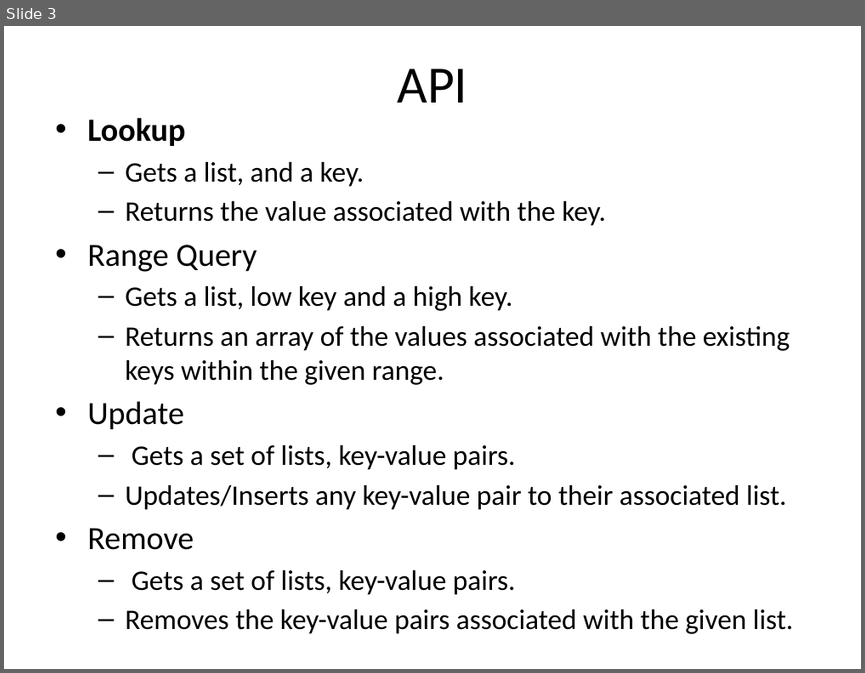
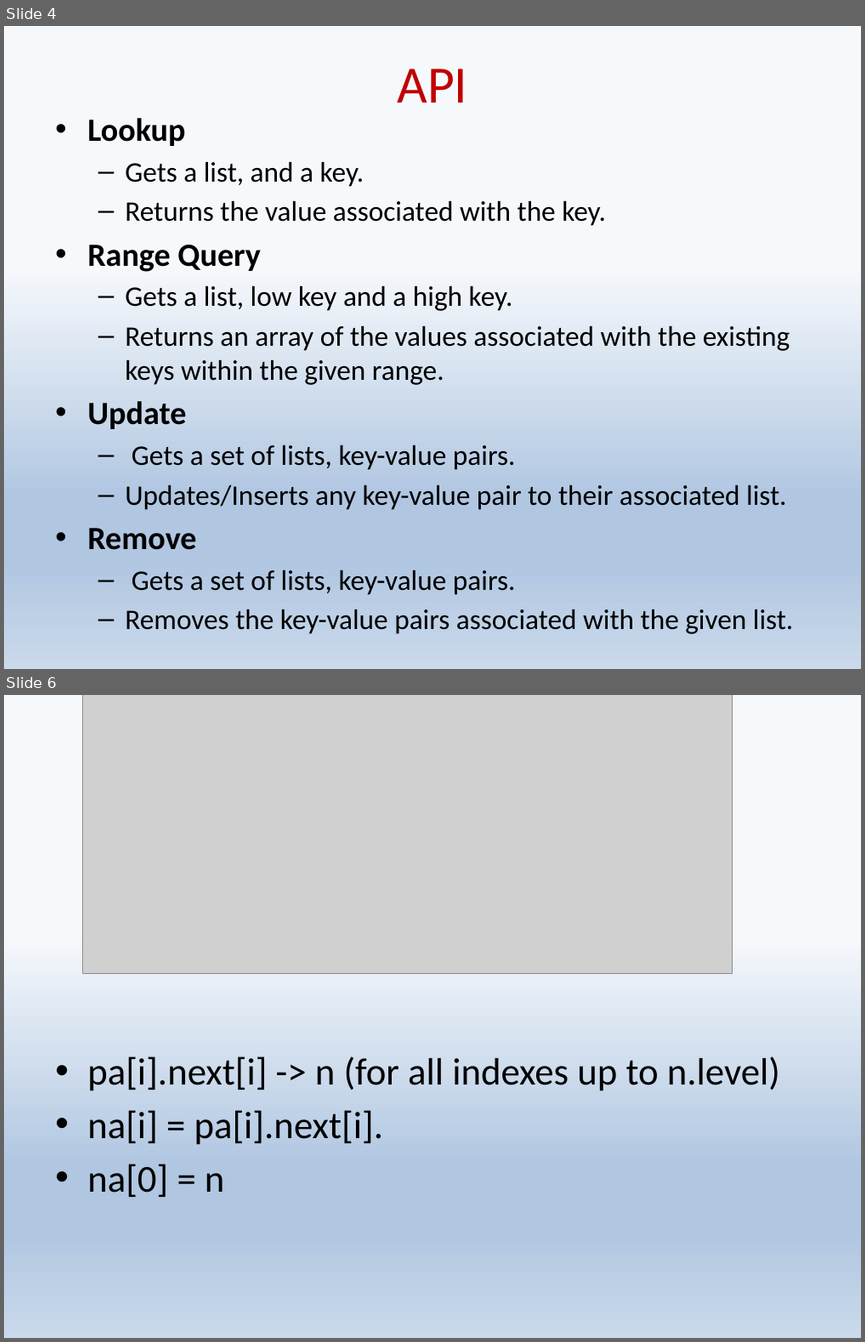
Before and after one commit to shaypele/LeapList, a slide deck: Leaplist.pptx. Shown one above the other, each under a label of ours: slide 3 before the commit, slides 4 and 6 after it; the slides between them are not shown. The pictures are 865x673 and 865x1342 pixels, drawn with LibreOffice and Linux fonts; fonts in the diff are those of the drawing; grey boxes stand for pictures. Boxes give left, top, right and bottom in pixels: in the first picture for what was removed or moved away, otherwise in the second. Text is boxed around its words. In the diff, an @@ line names an element or a change of style, - is before the commit and + after.

```diff
--- a/Leaplist.pptx
+++ b/Leaplist.pptx
@@ slide 6 added at <box>4,695,861,1338</box>, background gradient #F6F9FC to #B0C6E1 to #CAD9EB @@
@@ picture added at <box>83,695,732,974</box> @@
@@ text added at <box>87,1056,780,1197</box>, 32 pt, text #000000 @@
+• pa[i].next[i] -> n (for all indexes up to n.level)
+• na[i] = pa[i].next[i].
+• na[0] = n
@@ what was slide 3 is now slide 4 @@
@@ slide 4 changed as well @@
@@ background #FFFFFF to gradient #F6F9FC to #B0C6E1 to #CAD9EB @@
@@ title "API" at <box>397,68,467,102</box>: text colour #000000 to #C00000 @@
@@ text at <box>87,244,260,550</box>: bold on in "Range Query", "Update", "Remove" @@
```
Also in this commit, not shown: 2 other slides changed, 7 other slides added, 1 other file.
